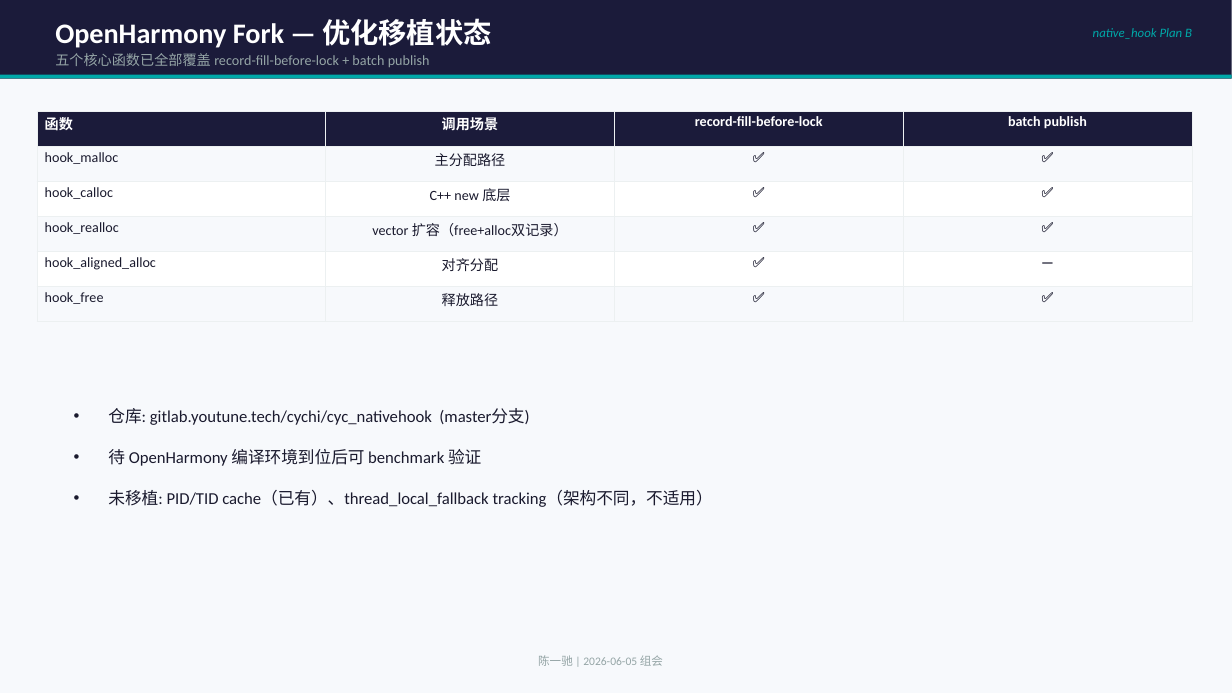
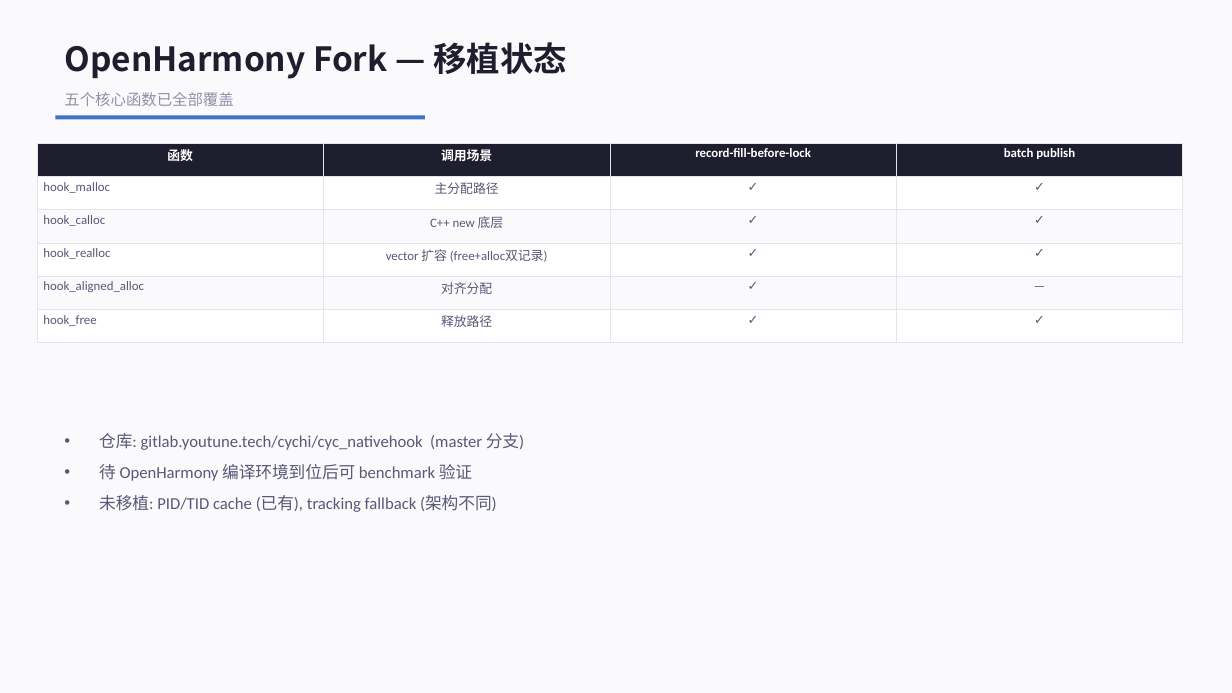
Before and after one commit to YiChiChen1106/Nativehook_linux_planb, a slide deck: slide 8 of presentation/native_hook_progress_2026-06-05.pptx. Drawn at 1232x693 pixels with LibreOffice and Linux fonts; fonts in the diff are those of the drawing. Boxes give left, top, right and bottom in pixels: in the first picture for what was removed or moved away, otherwise in the second. Text is boxed around its words. In the diff, an @@ line names an element or a change of style, - is before the commit and + after.

Commit message:
Redesign PPT v2: warm modern style, big numbers, flat cards

```diff
--- a/presentation/native_hook_progress_2026-06-05.pptx
+++ b/presentation/native_hook_progress_2026-06-05.pptx
@@ background #F7F9FC to #FAFAFC @@
@@ rectangle removed at box(0, 0, 1232, 79) @@
@@ text removed at box(1093, 28, 1192, 39) @@
-native_hook Plan B
@@ text at box(64, 42, 567, 79): text changed; size 22 to 26 pt; font Calibri to Noto Sans CJK SC; text colour #FFFFFF to #1E1E2E @@
-OpenHarmony Fork — 优化移植状态
+OpenHarmony Fork — 移植状态
@@ rectangle removed at box(0, 75, 1232, 79) @@
@@ rectangle added at box(55, 116, 425, 119), fill #4472C4 @@
@@ text at box(64, 92, 233, 106): text changed; size 11 to 12 pt; text colour #95A5A6 to #9090A8 @@
-五个核心函数已全部覆盖 record-fill-before-lock + batch publish
+五个核心函数已全部覆盖
@@ table at box(37, 143, 1183, 331) @@
-row 2, column 3: ✅
+row 2, column 3: ✓
-row 2, column 4: ✅
+row 2, column 4: ✓
-row 3, column 3: ✅
+row 3, column 3: ✓
-row 3, column 4: ✅
+row 3, column 4: ✓
-row 4: hook_realloc | vector 扩容（free+alloc双记录） | ✅ | ✅
+row 4: hook_realloc | vector 扩容 (free+alloc双记录) | ✓ | ✓
-row 5, column 3: ✅
+row 5, column 3: ✓
-row 6, column 3: ✅
+row 6, column 3: ✓
-row 6, column 4: ✅
+row 6, column 4: ✓
@@ fill #1B1B3A to #1E1E2E in row 1 @@
@@ fill #F7F9FC to #FFFFFF in 12 cells @@
@@ fill #FFFFFF to #FAFAFC in 8 cells @@
@@ size 11 to 10 pt in "函数", "调用场景", "record-fill-before-lock", "batch publish" and 10 more places @@
@@ text colour #1A1A2E to #585878 in "hook_malloc", "主分配路径", "hook_calloc", "C++ new 底层" and 6 more places @@
@@ bold off in "—" @@
@@ alignment left to centre @@
@@ borders changed @@
@@ table: place and size @@
-table at box(37, 111, 1190, 310)
+table at box(37, 143, 1183, 331)
@@ text "仓库: gitlab.youtune.tech/cychi/cyc_nativehook (master 分支)": place and size @@
-text "仓库: gitlab.youtune.tech/cychi/cyc_nativehook (master 分支)" at box(108, 408, 713, 507)
+text "仓库: gitlab.youtune.tech/cychi/cyc_nativehook (master 分支)" at box(99, 433, 524, 512)
@@ text at box(99, 433, 524, 450): text changed; text colour #1A1A2E to #585878 @@
-• 仓库: gitlab.youtune.tech/cychi/cyc_nativehook (master分支)
+• 仓库: gitlab.youtune.tech/cychi/cyc_nativehook (master 分支)
@@ text at box(99, 464, 472, 481): text colour #1A1A2E to #585878 in "待 OpenHarmony 编译环境到位后可 benchmark 验证"; line spacing 26pt to 24pt; less space between paragraphs @@
@@ text at box(99, 495, 497, 512): text changed; text colour #1A1A2E to #585878 @@
-• 未移植: PID/TID cache（已有）、thread_local_fallback tracking（架构不同，不适用）
+• 未移植: PID/TID cache (已有), tracking fallback (架构不同)
@@ text removed at box(538, 655, 663, 666) @@
-陈一驰 | 2026-06-05 组会
```
Also in this commit, not shown: 9 other slides changed, 1 other file.
